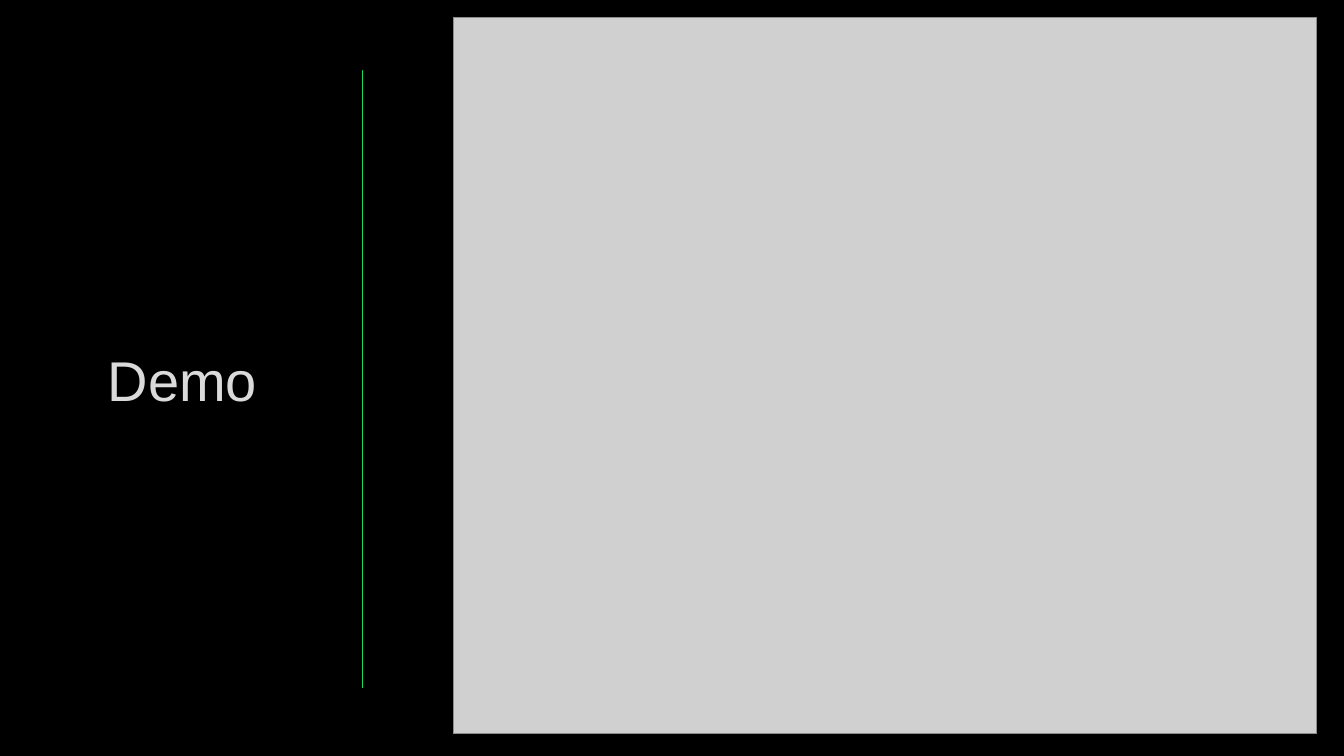
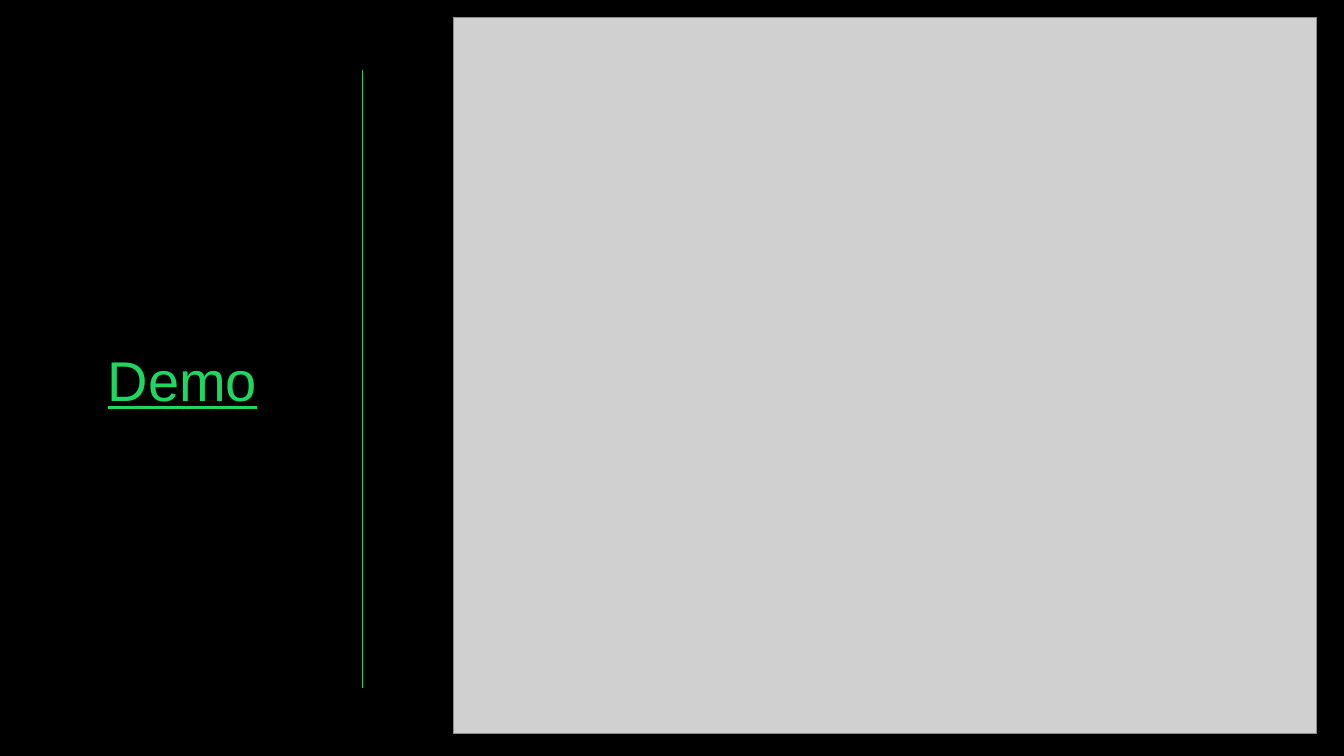
Before and after one commit to coreymcculley/Analysis-of-Spotify-Ratings-Database, a slide deck: slide 5 of Project 2 - Group 4 - Spotify Top Song Presentation.pptx. Drawn at 1344x756 pixels with LibreOffice and Linux fonts; fonts in the diff are those of the drawing; grey boxes stand for pictures; background and template pictures are left out. Boxes give left, top, right and bottom in pixels: in the first picture for what was removed or moved away, otherwise in the second. Text is boxed around its words. In the diff, an @@ line names an element or a change of style, - is before the commit and + after.

```diff
--- a/Project 2 - Group 4 - Spotify Top Song Presentation.pptx
+++ b/Project 2 - Group 4 - Spotify Top Song Presentation.pptx
@@ title "Demo" at (108, 362, 257, 409): text colour #DADADA to #1ED760, underline on @@
```
Also in this commit, not shown: 3 other slides changed, 1 slide added.
